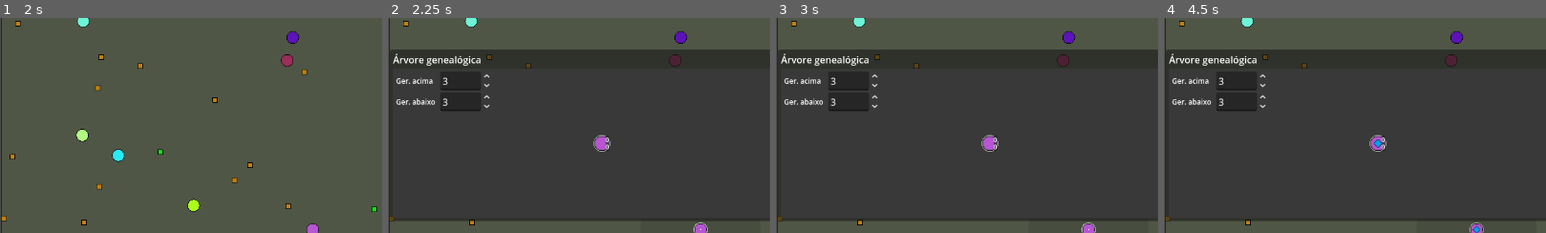
Above: before the commit, frames 1-4 (left to right).
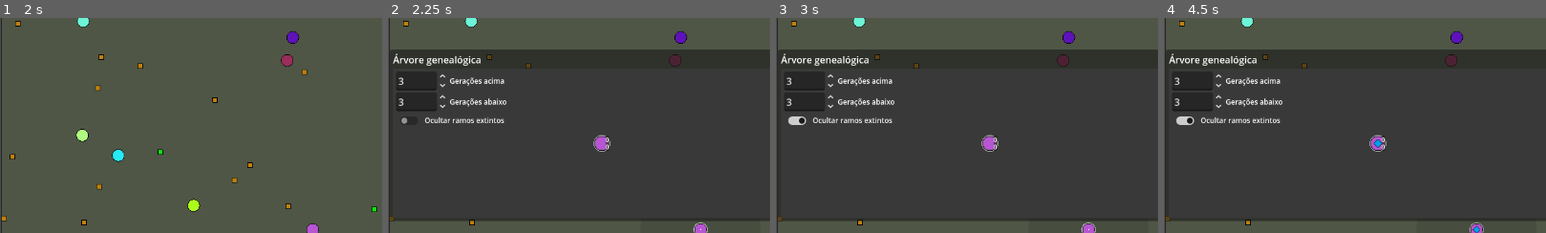
Above: after the commit, the same moments.

Repository: rodrigo-borges/attract-repel
Game: Godot game, scene res://world/world.tscn
Same seed, same stepped clock (60 frames per second), same inputs: the game is played once before the commit and once after it. The project has no main scene, so this scene is started directly.
Inputs (mouse positions are % of the whole screen's width and height, from its top left):
- Up to frame 1 (2 s): move the mouse to (93, 100) at 0.52 s; hold D (right) 0.53-1.25 s; hold F (follow) 0.53-1.25 s; click (53, 5) at 1.25 s
- Up to frame 2 (2.25 s): tap Enter at 2 s; move the mouse to (63, 99) at 2.02 s; hold S (down) from 2.03 s (still down); click (63, 99) at 2.1 s
- Up to frame 3 (3 s): release S (down) at 2.75 s; click (25, 74) at 2.77 s
- Up to frame 4 (4.5 s): click (15, 74) at 3.5 s; click (15, 78) at 4.25 s
The pictures show only the part of the screen within x 22-72%, y 50-100%; the shares and areas given below are measured in that part.

Frame 1 is identical in both runs. In frame 2, 1.7% of the frame differs, in the area x 2-31%, y 26-50%; in frame 3, 1.8%; in frame 4, 1.8%.

Commit message:
Adiciona um ocultador de ramos extintos

Diff:
--- a/family_tree/family_node.gd
+++ b/family_tree/family_node.gd
@@ -9,6 +9,7 @@
 @onready var desc_label:Label = find_child("Descendents")
 var creature:CreatureData
 var light_color:bool
+var always_show:bool
 
 
 func _ready() -> void:
--- a/family_tree/family_tree.gd
+++ b/family_tree/family_tree.gd
@@ -23,6 +23,7 @@
 
 @onready var l_above_input:SpinBox = find_child("LayersAbove")
 @onready var l_below_input:SpinBox = find_child("LayersBelow")
+@onready var hide_extinct_bt:BaseButton = find_child("HideExtinct")
 
 
 func _ready() -> void:
@@ -30,6 +31,7 @@
 	l_below_input.set_value(layers_below)
 	l_above_input.value_changed.connect(func(value:float):layers_above=int(value);refresh())
 	l_below_input.value_changed.connect(func(value:float):layers_below=int(value);refresh())
+	hide_extinct_bt.toggled.connect(refresh.unbind(1))
 
 func _process(_delta:float) -> void:
 	var bg_size:Vector2 = get_viewport().get_visible_rect().size/camera.zoom.x*2.
@@ -81,17 +83,21 @@
 				eldest = eldest.parent
 				layer -= 1
 		first_layer = layer
-		create_family_node(eldest, layer)
+		create_family_node(eldest, layer, hide_extinct_bt.button_pressed)
 		select_highlight.set_position(creature_node.position)
 		unhover_node()
 
-func create_family_node(_creature:CreatureData, layer:int) -> FamilyNode:
+func create_family_node(_creature:CreatureData, layer:int, hide_extinct:bool) -> FamilyNode:
 	var node:FamilyNode = FamilyNode.create(_creature)
+	var should_hide:bool = hide_extinct and _creature.vessel == null and _creature.get_descendents_stats()[1] == 0
+	if _creature == creature:
+		node.always_show = true
+		creature_node = node
 	if _creature.vessel != null:
 		_creature.vessel.reproduced.connect(refresh.unbind(1))
 		_creature.vessel.died.connect(refresh)
 	var pos:Vector2
-	if layer == layers_above + layers_below:
+	if layer == layers_above + layers_below and not should_hide:
 		pos = Vector2(final_layer_size*h_spacing, v_spacing*layer)
 		place_family_node(node, pos)
 		if _creature.children.size() > 0:
@@ -101,25 +107,28 @@
 	else:
 		var children_nodes:Array[FamilyNode] = []
 		for c in _creature.children:
-			var c_node:FamilyNode = create_family_node(c, layer+1)
-			children_nodes.append(c_node)
-		if children_nodes.is_empty():
-			pos = Vector2(final_layer_size*h_spacing, v_spacing*layer)
-			place_family_node(node, pos)
-			final_layer_size += 1
-		else:
-			var x0:float = children_nodes[0].position.x
-			var x1:float = children_nodes[-1].position.x
-			pos = Vector2((x0+x1)/2., v_spacing*layer)
-			place_family_node(node, pos)
-			for c_n in children_nodes:
-				connect_nodes(node, c_n)
-		if layer == first_layer:
-			if _creature.parent != null:
-				var line:Line2D = create_connection_line()
-				line.set_points([pos, pos-Vector2(0.,v_spacing/2.)])
-	if _creature == creature:
-		creature_node = node
+			var c_node:FamilyNode = create_family_node(c, layer+1, hide_extinct)
+			if c_node != null:
+				node.always_show = c_node.always_show
+				children_nodes.append(c_node)
+		if not should_hide or node.always_show:
+			if children_nodes.is_empty():
+				pos = Vector2(final_layer_size*h_spacing, v_spacing*layer)
+				place_family_node(node, pos)
+				final_layer_size += 1
+			else:
+				var x0:float = children_nodes[0].position.x
+				var x1:float = children_nodes[-1].position.x
+				pos = Vector2((x0+x1)/2., v_spacing*layer)
+				place_family_node(node, pos)
+				for c_n in children_nodes:
+					connect_nodes(node, c_n)
+			if layer == first_layer:
+				if _creature.parent != null:
+					var line:Line2D = create_connection_line()
+					line.set_points([pos, pos-Vector2(0.,v_spacing/2.)])
+	if should_hide and not node.always_show:
+		node = null
 	return node
 
 func place_family_node(node:FamilyNode, pos:Vector2) -> void:
--- a/family_tree/family_tree.tscn
+++ b/family_tree/family_tree.tscn
@@ -56,12 +56,6 @@
 [node name="HBoxContainer" type="HBoxContainer" parent="HUD/MarginContainer/VBoxContainer"]
 layout_mode = 2
 
-[node name="Label" type="Label" parent="HUD/MarginContainer/VBoxContainer/HBoxContainer"]
-custom_minimum_size = Vector2(70, 0)
-layout_mode = 2
-text = "Ger. acima"
-label_settings = ExtResource("4_7qggr")
-
 [node name="LayersAbove" type="SpinBox" parent="HUD/MarginContainer/VBoxContainer/HBoxContainer"]
 layout_mode = 2
 size_flags_horizontal = 0
@@ -70,14 +64,14 @@
 value = 1.0
 rounded = true
 
+[node name="Label" type="Label" parent="HUD/MarginContainer/VBoxContainer/HBoxContainer"]
+custom_minimum_size = Vector2(70, 0)
+layout_mode = 2
+text = "Gerações acima"
+label_settings = ExtResource("4_7qggr")
+
 [node name="HBoxContainer2" type="HBoxContainer" parent="HUD/MarginContainer/VBoxContainer"]
 layout_mode = 2
-
-[node name="Label" type="Label" parent="HUD/MarginContainer/VBoxContainer/HBoxContainer2"]
-custom_minimum_size = Vector2(70, 0)
-layout_mode = 2
-text = "Ger. abaixo"
-label_settings = ExtResource("4_7qggr")
 
 [node name="LayersBelow" type="SpinBox" parent="HUD/MarginContainer/VBoxContainer/HBoxContainer2"]
 layout_mode = 2
@@ -86,3 +80,21 @@
 min_value = 1.0
 value = 1.0
 rounded = true
+
+[node name="Label" type="Label" parent="HUD/MarginContainer/VBoxContainer/HBoxContainer2"]
+custom_minimum_size = Vector2(70, 0)
+layout_mode = 2
+text = "Gerações abaixo"
+label_settings = ExtResource("4_7qggr")
+
+[node name="HBoxContainer3" type="HBoxContainer" parent="HUD/MarginContainer/VBoxContainer"]
+layout_mode = 2
+
+[node name="HideExtinct" type="CheckButton" parent="HUD/MarginContainer/VBoxContainer/HBoxContainer3"]
+layout_mode = 2
+focus_mode = 0
+
+[node name="Label" type="Label" parent="HUD/MarginContainer/VBoxContainer/HBoxContainer3"]
+layout_mode = 2
+text = "Ocultar ramos extintos"
+label_settings = ExtResource("4_7qggr")
Not shown, changed: README.md
